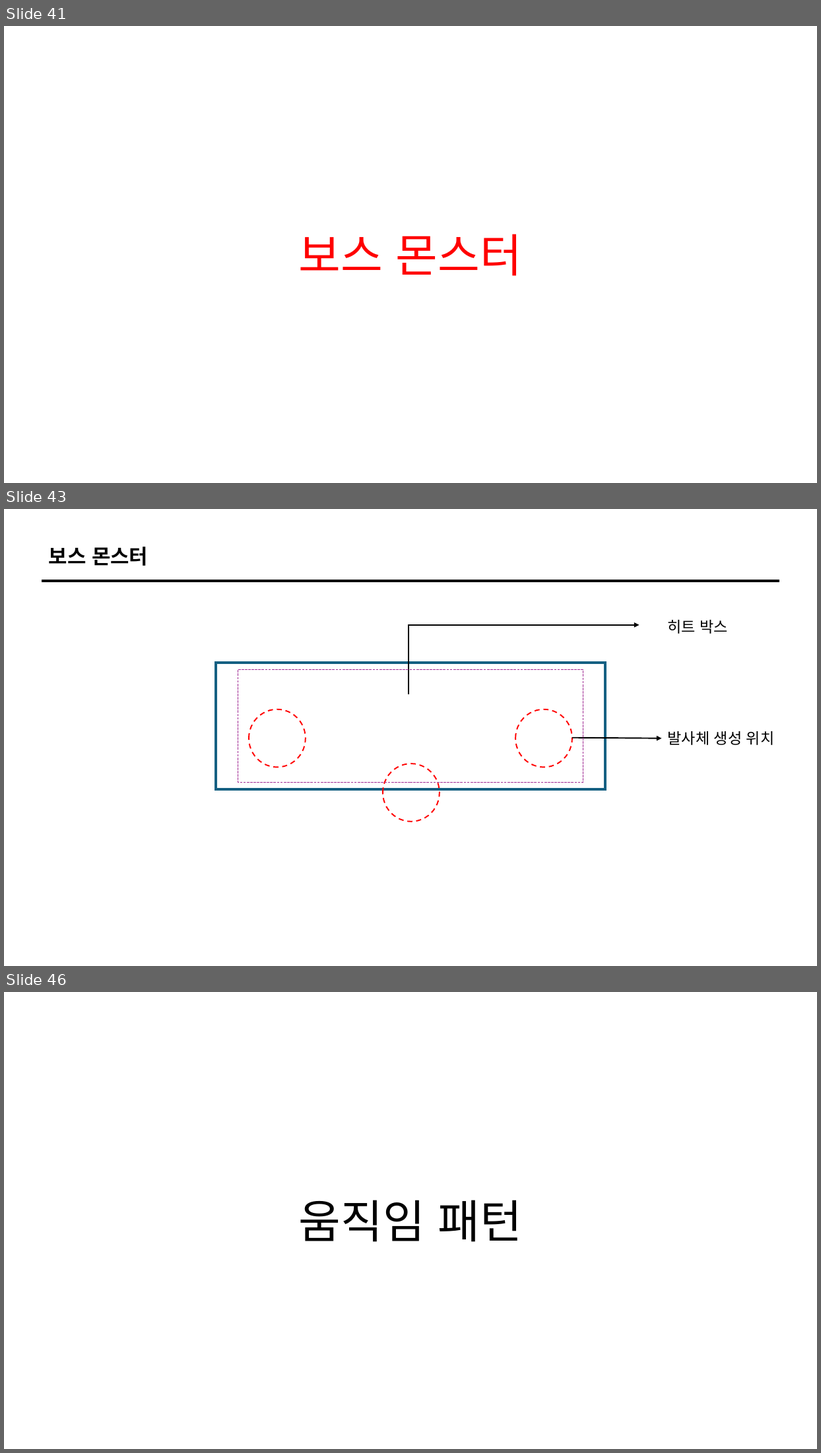
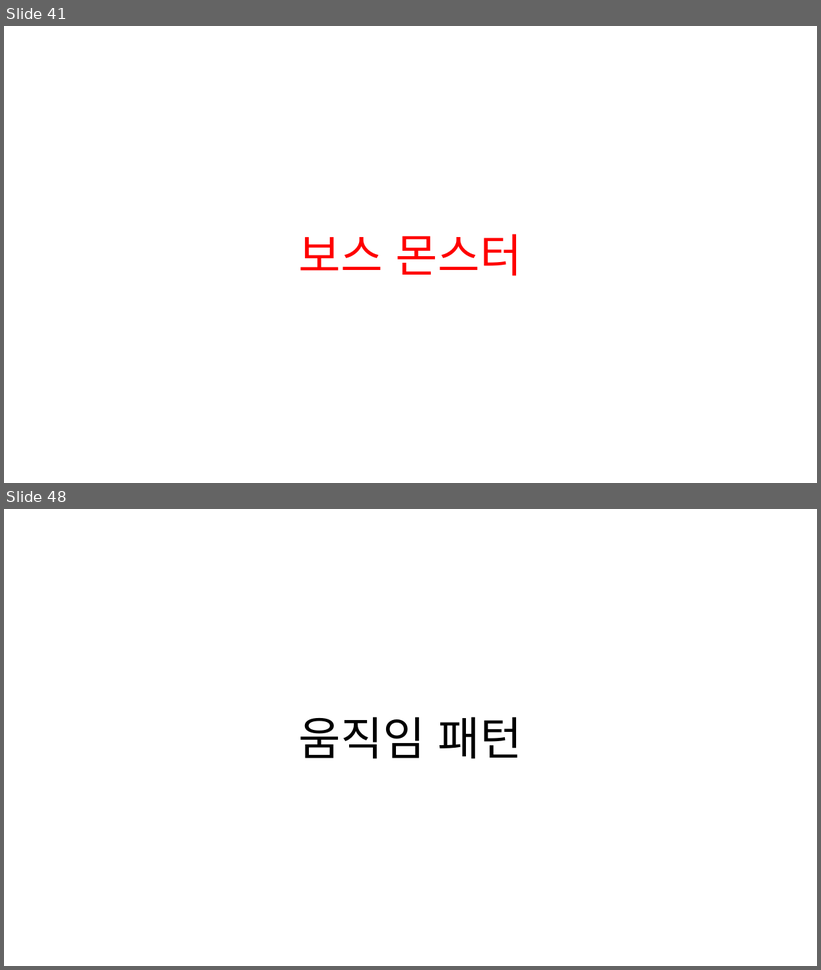
Before and after one commit to ikarijaeyoung/Project_SkyPower, a slide deck: Project_Design/백승헌/전투기획.pptx. Shown one above the other, each under a label of ours: slides 41, 43 and 46 before the commit, slides 41 and 48 after it; the slides between them are not shown. The pictures are 821x1453 and 821x970 pixels, drawn with LibreOffice and Linux fonts; fonts in the diff are those of the drawing. Boxes give left, top, right and bottom in pixels: in the first picture for what was removed or moved away, otherwise in the second. Text is boxed around its words. In the diff, an @@ line names an element or a change of style, - is before the commit and + after.

```diff
--- a/Project_Design/백승헌/전투기획.pptx
+++ b/Project_Design/백승헌/전투기획.pptx
@@ slide 43 removed at (4,509,817,966), background #FFFFFF @@
@@ text removed at (49,547,148,566) @@
-보스 몬스터
@@ line removed from (42, 581) to (780, 581) @@
@@ freeform shape removed at (409,625,640,694) @@
@@ text removed at (668,620,729,634) @@
-히트 박스
@@ rectangle removed at (217,663,605,789) @@
@@ rectangle removed at (238,670,583,783) @@
@@ ellipse removed at (250,710,306,768) @@
@@ ellipse removed at (516,710,572,768) @@
@@ arrow removed from (572, 738) to (662, 739) @@
@@ text removed at (668,731,775,745) @@
-발사체 생성 위치
@@ ellipse removed at (383,764,440,822) @@
@@ what was slide 46 is now slide 48 @@
```
Also in this commit, not shown: 2 slides changed, 4 slides added, 1 other slide removed, 6 other files.
